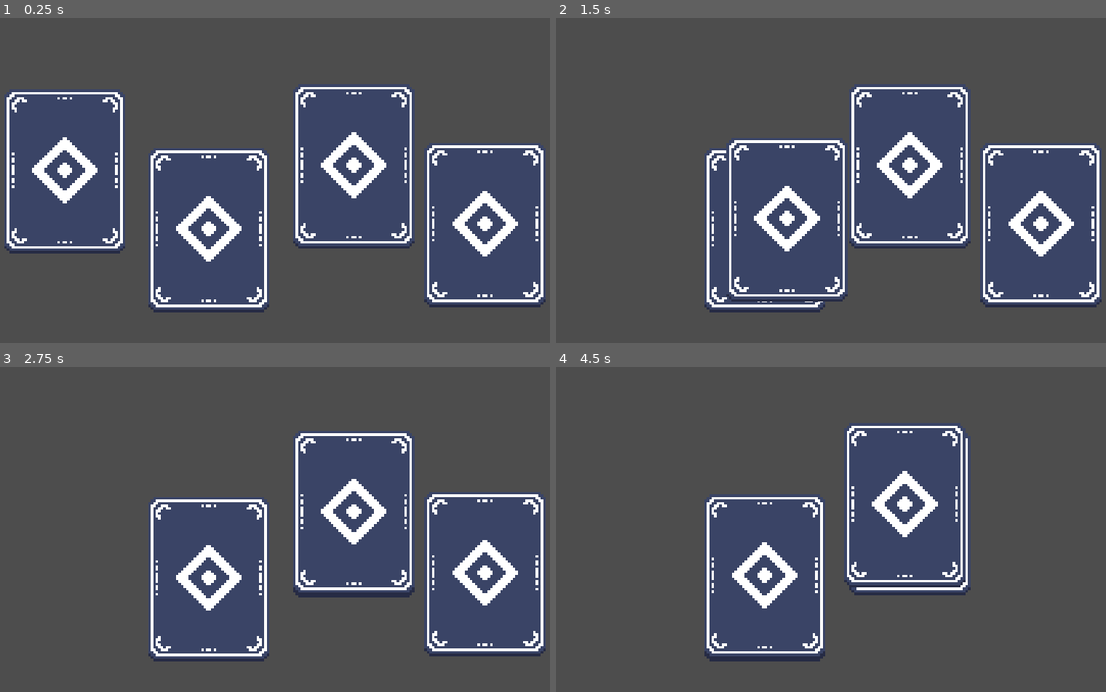
Above: before the commit, frames 1-4 (two rows, left to right).
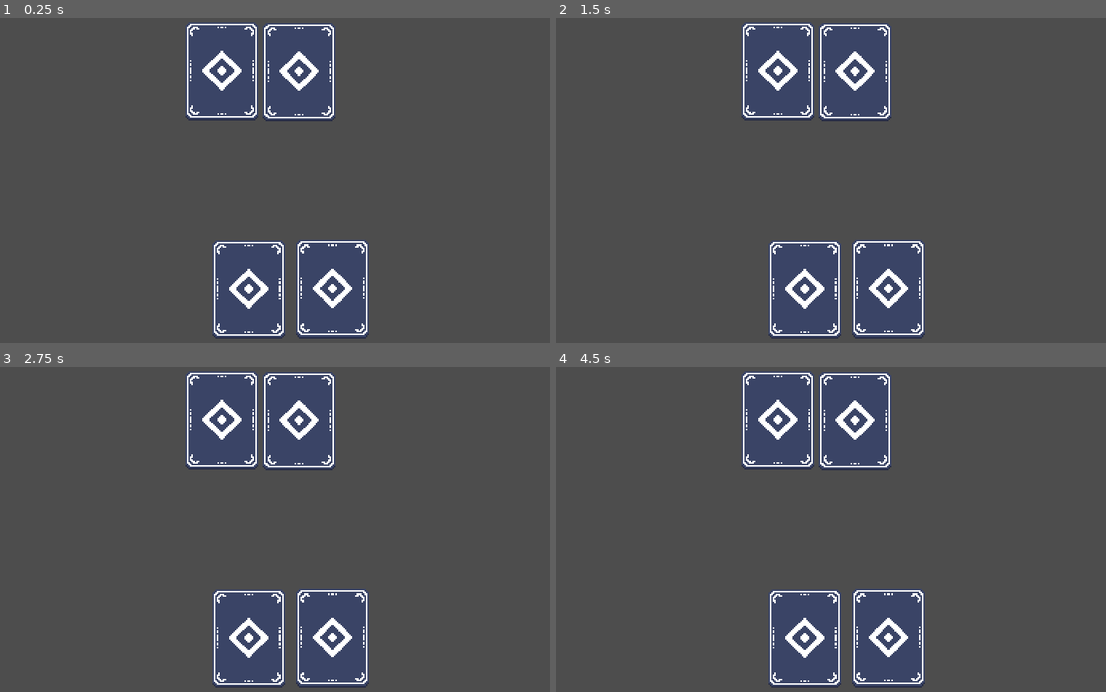
Above: after the commit, the same moments.

Repository: Hex-4/chop-chop-game-thing
Game: Godot game, scene res://dragging.tscn
Same seed, same stepped clock (60 frames per second), same inputs: the game is played once before the commit and once after it.
Inputs (mouse positions are in pixels of both pictures, inside the frame that each line leads up to):
- Up to frame 1 (0.25 s): no input
- Up to frame 2 (1.5 s): tap Enter at 0.5 s; drag from (622, 170) to (765, 229) at 0.52 s; drag from (765, 229) to (908, 167) at 1.27 s
- Up to frame 3 (2.75 s): click (352, 516) at 2.17 s
- Up to frame 4 (4.5 s): tap Space at 2.75 s; drag from (1040, 575) to (765, 578) at 2.77 s; move the mouse to (743, 448) at 3.52 s; click (743, 448) at 3.67 s; tap Enter at 4.25 s; drag from (963, 513) to (743, 448) at 4.27 s

The runs differ from the first frame. In frame 1, 54% of the frame differs, in the area x 0-100%, y 1-99%; in frame 2, 45%; in frame 3, 44%; in frame 4, 33%.

Commit message:
animation on hover and cards go back when you drop them

Diff:
--- a/card.gd
+++ b/card.gd
@@ -15,6 +15,8 @@
 var overlaps
 var prev_pos
 var prev_can_drag = false
+
+@onready var sprite = $Testcard
 
 func _process(delta):
 	#print("canDrag: " + str(canDrag))
@@ -38,6 +40,7 @@
 				canDrag = true
 				z_index = 1000
 		else:
+
 			canDrag = false
 			#var tween = get_tree().create_tween()
 			#tween.tween_property(self, "position", prev_pos, 0.2).set_trans(Tween.TRANS_CUBIC).set_ease(Tween.EASE_OUT)
@@ -46,9 +49,27 @@
 	overlaps = get_overlapping_areas()
 	if overlaps:
 		z_index = overlaps[0].z_index + 1
-		var target_pos = Vector2(overlaps[0].position.x,overlaps[0].position.y - 5)
+		rotation_degrees = 0
+		var target_pos = Vector2(overlaps[0].position.x,overlaps[0].position.y - 3)
 		var tween = get_tree().create_tween()
-		tween.tween_property(self, "position", target_pos, 0.2).set_trans(Tween.TRANS_CUBIC).set_ease(Tween.EASE_OUT)
+		tween.tween_property(self, "rotation_degrees", 360, 0.8).set_trans(Tween.TRANS_CUBIC).set_ease(Tween.EASE_OUT)
+		tween.tween_interval(0.1)
+		tween.tween_property(self, "position", prev_pos, 0.3).set_trans(Tween.TRANS_CUBIC).set_ease(Tween.EASE_OUT)
 	else:
 		var tween = get_tree().create_tween()
-		tween.tween_property(self, "position", prev_pos, 0.2).set_trans(Tween.TRANS_CUBIC).set_ease(Tween.EASE_OUT)
+		tween.tween_property(self, "position", prev_pos, 0.3).set_trans(Tween.TRANS_CUBIC).set_ease(Tween.EASE_OUT)
+
+
+func _on_mouse_entered():
+	if (not canDrag) and len(get_overlapping_areas()) == 0 :
+		#var tween = get_tree().create_tween()
+		#tween.tween_property(self, "position", Vector2(position.x, position.y - 5), 0.2).set_trans(Tween.TRANS_CUBIC).set_ease(Tween.EASE_OUT)
+		sprite.play("hover")
+
+
+
+func _on_mouse_exited():
+	if not canDrag:
+		#var tween = get_tree().create_tween()
+		#tween.tween_property(self, "position", Vector2(position.x, position.y + 5), 0.2).set_trans(Tween.TRANS_CUBIC).set_ease(Tween.EASE_IN)
+		sprite.play_backwards("hover")
--- /dev/null
+++ b/card.tscn
@@ -0,0 +1,60 @@
+[gd_scene load_steps=9 format=3 uid="uid://dp6q3og2yem0d"]
+
+[ext_resource type="Script" path="res://card.gd" id="1_16wck"]
+[ext_resource type="Texture2D" uid="uid://cfmf2h0ga1lcn" path="res://testcard.png" id="2_3ork6"]
+[ext_resource type="Texture2D" uid="uid://bx0i4t0h2sqw0" path="res://testcard-Sheet.png" id="3_cwnb0"]
+
+[sub_resource type="AtlasTexture" id="AtlasTexture_igb7m"]
+atlas = ExtResource("3_cwnb0")
+region = Rect2(0, 0, 144, 195)
+
+[sub_resource type="AtlasTexture" id="AtlasTexture_o67tj"]
+atlas = ExtResource("3_cwnb0")
+region = Rect2(144, 0, 144, 195)
+
+[sub_resource type="AtlasTexture" id="AtlasTexture_arcm7"]
+atlas = ExtResource("3_cwnb0")
+region = Rect2(288, 0, 144, 195)
+
+[sub_resource type="SpriteFrames" id="SpriteFrames_cgnrc"]
+animations = [{
+"frames": [{
+"duration": 1.0,
+"texture": ExtResource("2_3ork6")
+}],
+"loop": true,
+"name": &"default",
+"speed": 5.0
+}, {
+"frames": [{
+"duration": 1.0,
+"texture": SubResource("AtlasTexture_igb7m")
+}, {
+"duration": 1.0,
+"texture": SubResource("AtlasTexture_o67tj")
+}, {
+"duration": 1.0,
+"texture": SubResource("AtlasTexture_arcm7")
+}],
+"loop": false,
+"name": &"hover",
+"speed": 16.0
+}]
+
+[sub_resource type="RectangleShape2D" id="RectangleShape2D_1ulb5"]
+size = Vector2(116, 162)
+
+[node name="Card" type="Area2D" groups=["card"]]
+position = Vector2(182, 290)
+script = ExtResource("1_16wck")
+metadata/_edit_group_ = true
+
+[node name="Testcard" type="AnimatedSprite2D" parent="."]
+sprite_frames = SubResource("SpriteFrames_cgnrc")
+animation = &"hover"
+
+[node name="CollisionShape2D" type="CollisionShape2D" parent="."]
+shape = SubResource("RectangleShape2D_1ulb5")
+
+[connection signal="mouse_entered" from="." to="." method="_on_mouse_entered"]
+[connection signal="mouse_exited" from="." to="." method="_on_mouse_exited"]
--- a/dragging.tscn
+++ b/dragging.tscn
@@ -1,55 +1,19 @@
-[gd_scene load_steps=5 format=3 uid="uid://c70515e17ph6y"]
+[gd_scene load_steps=3 format=3 uid="uid://c70515e17ph6y"]
 
-[ext_resource type="Texture2D" uid="uid://cfmf2h0ga1lcn" path="res://testcard.png" id="1_8i8dk"]
-[ext_resource type="Script" path="res://card.gd" id="1_ai7hy"]
 [ext_resource type="Script" path="res://cardmanager.gd" id="1_loax4"]
-
-[sub_resource type="RectangleShape2D" id="RectangleShape2D_1ulb5"]
-size = Vector2(187, 260)
+[ext_resource type="PackedScene" uid="uid://dp6q3og2yem0d" path="res://card.tscn" id="2_vdxtg"]
 
 [node name="Node2D" type="Node2D"]
 script = ExtResource("1_loax4")
 
-[node name="Card" type="Area2D" parent="." groups=["card"]]
-position = Vector2(157, 304)
-script = ExtResource("1_ai7hy")
-metadata/_edit_group_ = true
+[node name="Card" parent="." instance=ExtResource("2_vdxtg")]
+position = Vector2(521, 538)
 
-[node name="Testcard" type="Sprite2D" parent="Card"]
-texture = ExtResource("1_8i8dk")
+[node name="Card2" parent="." instance=ExtResource("2_vdxtg")]
+position = Vector2(687, 537)
 
-[node name="CollisionShape2D" type="CollisionShape2D" parent="Card"]
-shape = SubResource("RectangleShape2D_1ulb5")
+[node name="Card3" parent="." instance=ExtResource("2_vdxtg")]
+position = Vector2(621, 107)
 
-[node name="Card2" type="Area2D" parent="." groups=["card"]]
-position = Vector2(442, 420)
-script = ExtResource("1_ai7hy")
-metadata/_edit_group_ = true
-
-[node name="Testcard" type="Sprite2D" parent="Card2"]
-texture = ExtResource("1_8i8dk")
-
-[node name="CollisionShape2D" type="CollisionShape2D" parent="Card2"]
-shape = SubResource("RectangleShape2D_1ulb5")
-
-[node name="Card3" type="Area2D" parent="." groups=["card"]]
-position = Vector2(729, 294)
-script = ExtResource("1_ai7hy")
-metadata/_edit_group_ = true
-
-[node name="Testcard" type="Sprite2D" parent="Card3"]
-texture = ExtResource("1_8i8dk")
-
-[node name="CollisionShape2D" type="CollisionShape2D" parent="Card3"]
-shape = SubResource("RectangleShape2D_1ulb5")
-
-[node name="Card4" type="Area2D" parent="." groups=["card"]]
-position = Vector2(989, 410)
-script = ExtResource("1_ai7hy")
-metadata/_edit_group_ = true
-
-[node name="Testcard" type="Sprite2D" parent="Card4"]
-texture = ExtResource("1_8i8dk")
-
-[node name="CollisionShape2D" type="CollisionShape2D" parent="Card4"]
-shape = SubResource("RectangleShape2D_1ulb5")
+[node name="Card4" parent="." instance=ExtResource("2_vdxtg")]
+position = Vector2(468, 106)
Binary file added: cards/card2-1x.png
Not shown, added: cards/card2-1x.png.import
Binary file added: testcard-4x.png
Not shown, added: testcard-4x.png.import
Binary file added: testcard-Sheet.png
Not shown, added: testcard-Sheet.png.import
Binary file changed: testcard.png
Not shown, added: resurrect-64.gpl
